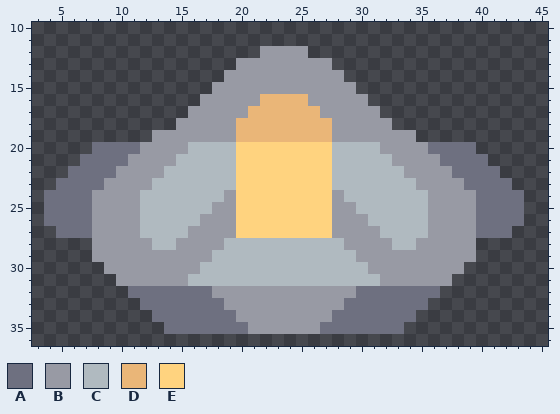
Two states of a pixel-art sprite, core/assets-raw/sprites/mechs/mechs/alpha-mech.png. Above: the version before the commit.
The file is 48x48 pixels. Shown: x 3..45, y 10..36.
Palette (. is transparent): A #6e7080  B #989aa4  C #b0bac0  D #eab678  E #ffd37f
Pixels before, first column x 4:
12 ..................BBBB..................
13 ................BBBBBBBB................
14 ...............BBBBBBBBBB...............
15 ..............BBBBBBBBBBBB..............
16 .............BBBBBDDDDBBBBB.............
17 ............BBBBBDDDDDDBBBBB............
18 ...........BBBBBDDDDDDDDBBBBB...........
19 .........BBBBBBBDDDDDDDDBBBBBBB.........
20 ....AAAABBBBCCCCEEEEEEEECCCCBBBBAAAA....
21 ...AAAABBBBCCCCCEEEEEEEECCCCCBBBBAAAA...
22 ..AAAABBBBCCCCCCEEEEEEEECCCCCCBBBBAAAA..
23 .AAAABBBBCCCCCCCEEEEEEEECCCCCCCBBBBAAAA.
24 AAAABBBBCCCCCCCBEEEEEEEEBCCCCCCCBBBBAAAA
25 AAAABBBBCCCCCCBBEEEEEEEEBBCCCCCCBBBBAAAA
26 AAAABBBBCCCCCBBBEEEEEEEEBBBCCCCCBBBBAAAA
27 .AAABBBBCCCCBBBBEEEEEEEEBBBBCCCCBBBBAAA.
28 ....BBBBBCCBBBBCCCCCCCCCCBBBBCCBBBBB....
29 ....BBBBBBBBBBCCCCCCCCCCCCBBBBBBBBBB....
30 .....BBBBBBBBCCCCCCCCCCCCCCBBBBBBBB.....
31 ......BBBBBBCCCCCCCCCCCCCCCCBBBBBB......
32 .......AAAAAAABBBBBBBBBBBBAAAAAAA.......
33 ........AAAAAAABBBBBBBBBBAAAAAAA........
34 .........AAAAAAABBBBBBBBAAAAAAA.........
35 ..........AAAAAAABBBBBBAAAAAAA..........
Now the later version:
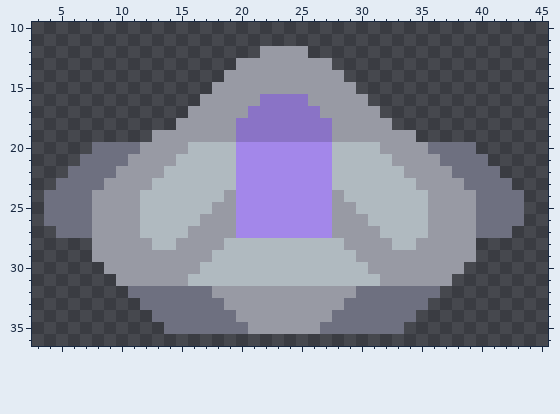
The author wrote: Vanguard mech visuals
Edits made:
Colour D changes from #eab678 to #8a73c6.
Colour E changes from #ffd37f to #a387ea.
Where, in picture pixels (left, top, right, bottom), the same in both pictures:
changed: (236, 94, 332, 238)
